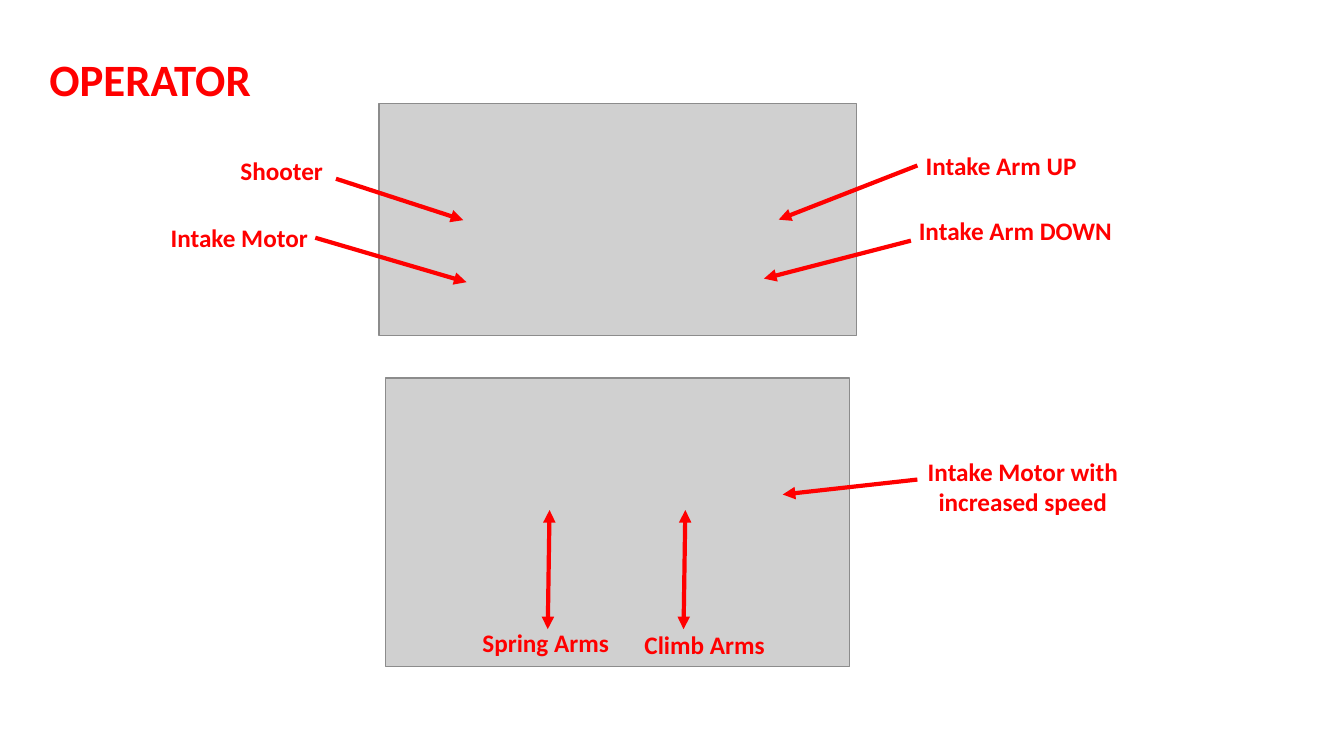
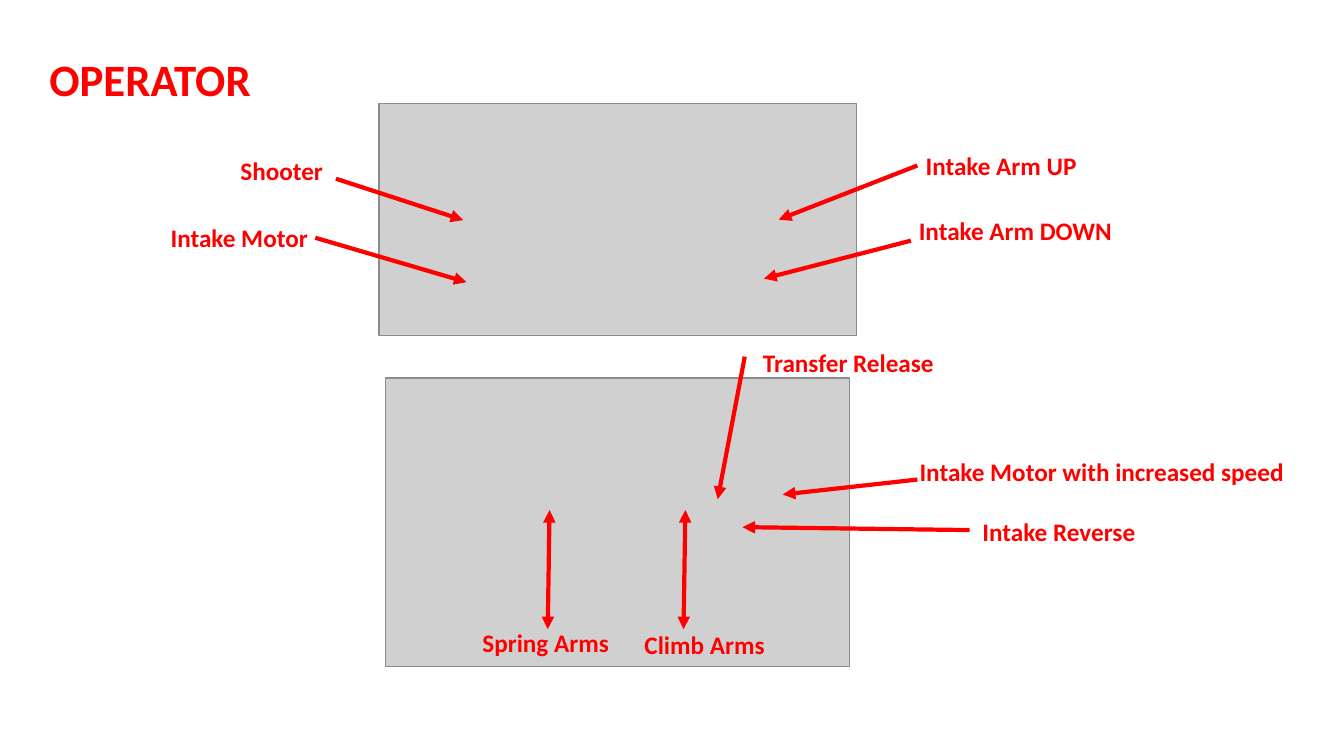
Before and after one commit to ramonarampage1159/2022-Rapid-React-Documents, a slide deck: slide 4 of 2022 Joystick.pptx (slide 5 before the commit). Drawn at 1344x756 pixels with LibreOffice and Linux fonts; fonts in the diff are those of the drawing; grey boxes stand for pictures. Boxes give left, top, right and bottom in pixels: in the first picture for what was removed or moved away, otherwise in the second. Text is boxed around its words. In the diff, an @@ line names an element or a change of style, - is before the commit and + after.

```diff
--- a/2022 Joystick.pptx
+++ b/2022 Joystick.pptx
@@ arrow added from (745, 357) to (718, 499), #FF0000 3 pt @@
@@ text added at (763,354,933,378), 18 pt, text #FF0000, bold @@
+Transfer Release
@@ text "Intake Motor with increased speed" rewrapped from (928,463,1118,515) to (920,463,1283,485) @@
@@ arrow added from (970, 530) to (743, 527), #FF0000 3 pt @@
@@ text added at (982,523,1135,542), 18 pt, text #FF0000, bold @@
+Intake Reverse
```
Also in this commit, not shown: 2 slides added, 1 slide removed, 1 other file.
